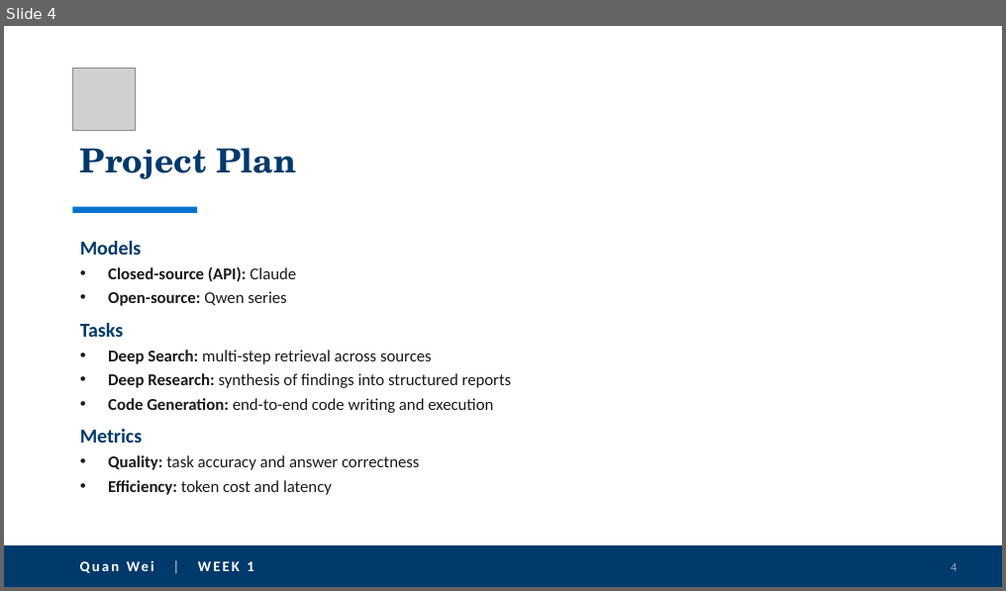
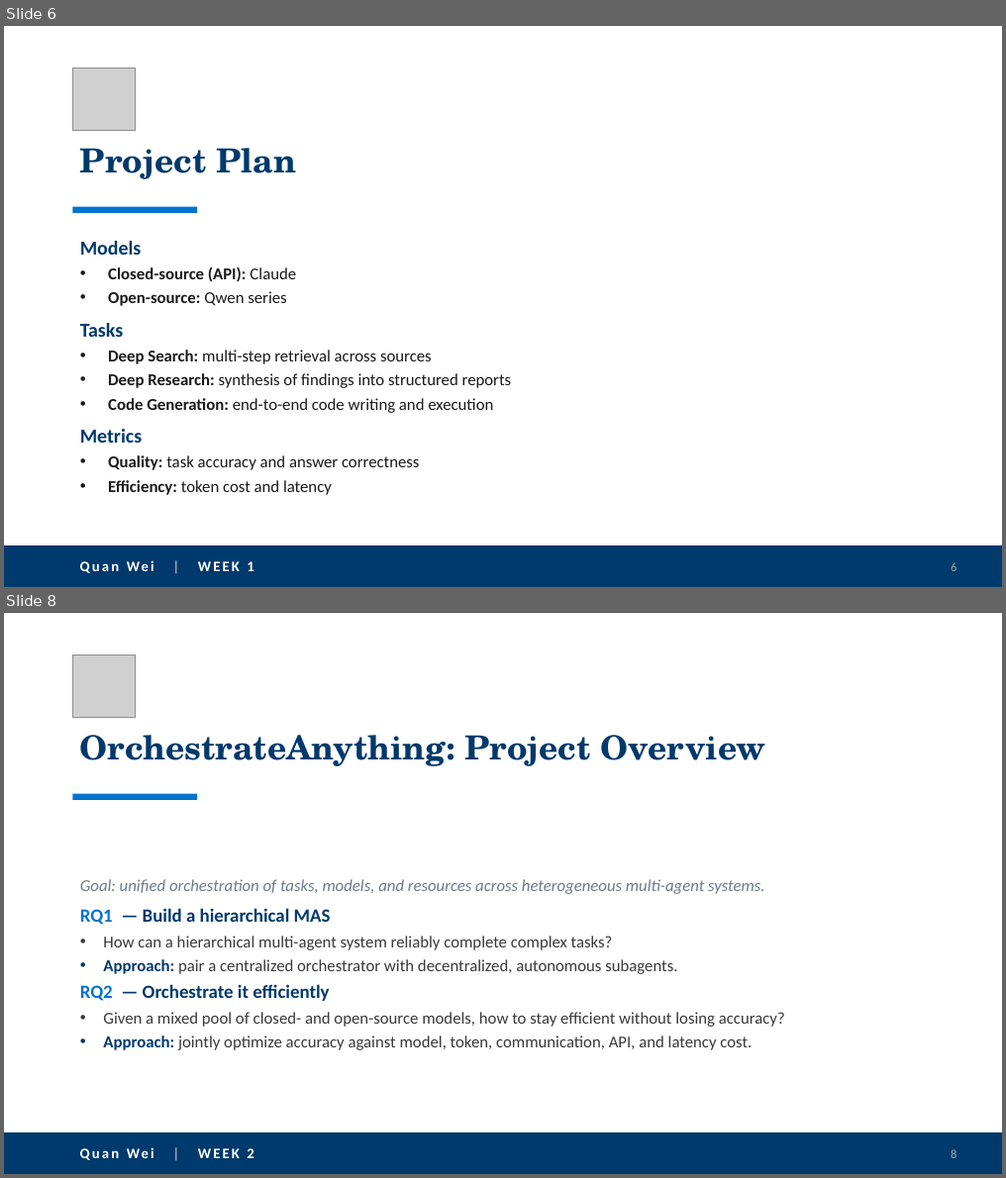
Before and after one commit to quanwei0/summer_intern, a slide deck: project_update.pptx. Shown one above the other, each under a label of ours: slide 4 before the commit, slides 6 and 8 after it; the slides between them are not shown. The pictures are 1006x591 and 1006x1178 pixels, drawn with LibreOffice and Linux fonts; fonts in the diff are those of the drawing; grey boxes stand for pictures. Boxes give left, top, right and bottom in pixels: in the first picture for what was removed or moved away, otherwise in the second. Text is boxed around its words. In the diff, an @@ line names an element or a change of style, - is before the commit and + after.

```diff
--- a/project_update.pptx
+++ b/project_update.pptx
@@ slide 8 added at (4, 613, 1002, 1174), background #FFFFFF @@
@@ picture added at (73, 655, 135, 717) @@
@@ title added at (80, 735, 766, 766), 32 pt, text #00396B, bold @@
+OrchestrateAnything: Project Overview
@@ rectangle added at (73, 794, 198, 800), fill #0073CF @@
@@ text added at (80, 879, 785, 1051), 16 pt, text #3A3A3C @@
+Goal: unified orchestration of tasks, models, and resources across heterogeneous multi-agent systems.
+RQ1 — Build a hierarchical MAS
+• How can a hierarchical multi-agent system reliably complete complex tasks?
+• Approach: pair a centralized orchestrator with decentralized, autonomous subagents.
+RQ2 — Orchestrate it efficiently
+• Given a mixed pool of closed- and open-source models, how to stay efficient without losing accuracy?
+• Approach: jointly optimize accuracy against model, token, communication, API, and latency cost.
@@ rectangle added at (4, 1133, 1002, 1174), fill #00396B @@
@@ text added at (127, 1148, 253, 1158), 14 pt, text #FFFFFF, bold @@
+Quan Wei | WEEK 2
@@ page number added at (950, 1150, 956, 1158), 12 pt, text #9AA7B5 @@
+8
@@ what was slide 4 is now slide 6 @@
@@ page number at (950, 563, 956, 571): text changed @@
-4
+6
```
Also in this commit, not shown: 7 other slides added.
